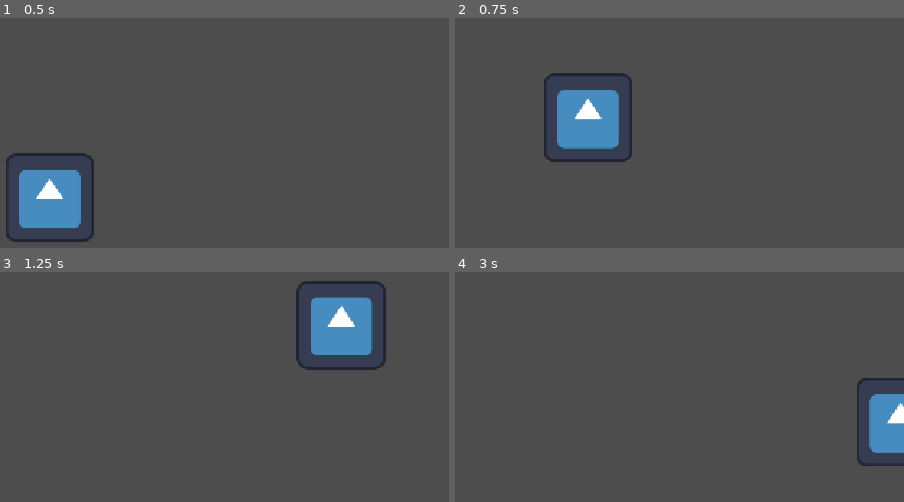
Above: before the commit, frames 1-4 (two rows, left to right).
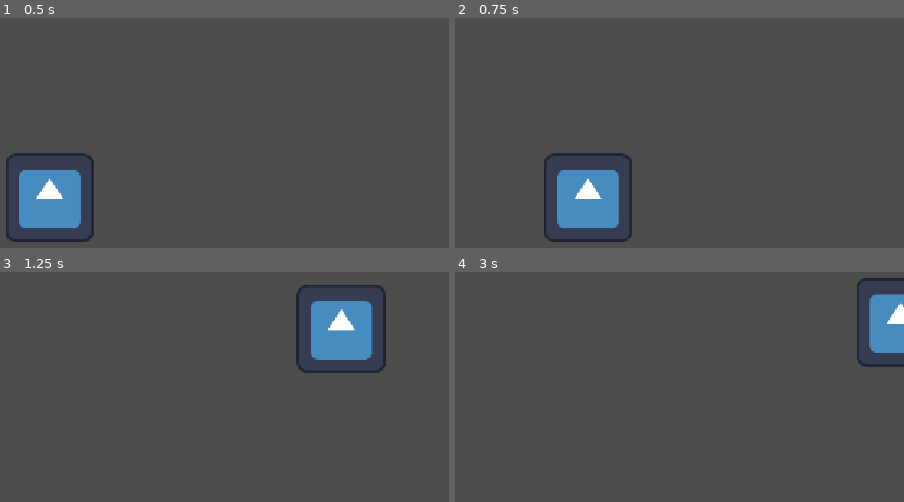
Above: after the commit, the same moments.

Repository: Paulpoomrit/ggj-2026
Game: Godot game, scene res://scenes/game.tscn
Same seed, same stepped clock (60 frames per second), same inputs: the game is played once before the commit and once after it. The engine's default icon, where the game draws it, is replaced by a stand-in: a white triangle on a blue panel in a dark square.
Inputs:
- Up to frame 1 (0.5 s): no input
- Up to frame 2 (0.75 s): tap Enter (ui_accept) at 0.5, 0.6 s; hold Right (ui_right) from 0.53 s (still down)
- Up to frame 3 (1.25 s): keep holding Right (ui_right); tap Space (jump, bound only after the commit) at 0.77, 0.8, 1.07 s
- Up to frame 4 (3 s): tap Space (jump, bound only after the commit) at 1.35, 1.52, 1.82, 2.3 s; tap Enter (ui_accept) at 1.55, 2, 2.1, 2.85 s; release Right (ui_right) at 2.03 s; hold Left (ui_left) 2.03-2.78 s; hold Right (ui_right) from 2.78 s (still down)

Frame 1 is identical in both runs. In frame 2, 8.9% of the frame differs, in the area x 19-40%, y 23-98%; in frame 3, 1.6%; in frame 4, 4.8%.

Commit message:
Added custom input mappings

Diff:
--- /dev/null
+++ b/levels/test_level.tscn
@@ -0,0 +1,3 @@
+[gd_scene format=3 uid="uid://b1xoobs8p1swo"]
+
+[node name="TestLevel" type="Node2D"]
--- a/project.godot
+++ b/project.godot
@@ -28,6 +28,29 @@
 project/assembly_name="GGJ2026"
 3d/physics_engine="Jolt Physics"
 
+[input]
+
+move_left={
+"deadzone": 0.2,
+"events": [Object(InputEventKey,"resource_local_to_scene":false,"resource_name":"","device":-1,"window_id":0,"alt_pressed":false,"shift_pressed":false,"ctrl_pressed":false,"meta_pressed":false,"pressed":false,"keycode":0,"physical_keycode":65,"key_label":0,"unicode":97,"location":0,"echo":false,"script":null)
+, Object(InputEventKey,"resource_local_to_scene":false,"resource_name":"","device":-1,"window_id":0,"alt_pressed":false,"shift_pressed":false,"ctrl_pressed":false,"meta_pressed":false,"pressed":false,"keycode":0,"physical_keycode":4194319,"key_label":0,"unicode":0,"location":0,"echo":false,"script":null)
+, Object(InputEventJoypadMotion,"resource_local_to_scene":false,"resource_name":"","device":-1,"axis":0,"axis_value":-1.0,"script":null)
+]
+}
+move_right={
+"deadzone": 0.2,
+"events": [Object(InputEventKey,"resource_local_to_scene":false,"resource_name":"","device":-1,"window_id":0,"alt_pressed":false,"shift_pressed":false,"ctrl_pressed":false,"meta_pressed":false,"pressed":false,"keycode":0,"physical_keycode":68,"key_label":0,"unicode":100,"location":0,"echo":false,"script":null)
+, Object(InputEventKey,"resource_local_to_scene":false,"resource_name":"","device":-1,"window_id":0,"alt_pressed":false,"shift_pressed":false,"ctrl_pressed":false,"meta_pressed":false,"pressed":false,"keycode":0,"physical_keycode":4194321,"key_label":0,"unicode":0,"location":0,"echo":false,"script":null)
+, Object(InputEventJoypadMotion,"resource_local_to_scene":false,"resource_name":"","device":-1,"axis":0,"axis_value":1.0,"script":null)
+]
+}
+jump={
+"deadzone": 0.2,
+"events": [Object(InputEventKey,"resource_local_to_scene":false,"resource_name":"","device":-1,"window_id":0,"alt_pressed":false,"shift_pressed":false,"ctrl_pressed":false,"meta_pressed":false,"pressed":false,"keycode":0,"physical_keycode":32,"key_label":0,"unicode":32,"location":0,"echo":false,"script":null)
+, Object(InputEventJoypadButton,"resource_local_to_scene":false,"resource_name":"","device":-1,"button_index":1,"pressure":0.0,"pressed":false,"script":null)
+]
+}
+
 [rendering]
 
 rendering_device/driver.windows="d3d12"
--- a/scenes/player.tscn
+++ b/scenes/player.tscn
@@ -6,11 +6,11 @@
 [sub_resource type="CircleShape2D" id="CircleShape2D_g2els"]
 radius = 64.0
 
-[node name="Player" type="CharacterBody2D" unique_id=1068349610]
+[node name="Player" type="CharacterBody2D"]
 script = ExtResource("1_g2els")
 
-[node name="Sprite2D" type="Sprite2D" parent="." unique_id=213272497]
+[node name="Sprite2D" type="Sprite2D" parent="."]
 texture = ExtResource("1_3vyb7")
 
-[node name="CollisionShape2D" type="CollisionShape2D" parent="." unique_id=2040550718]
+[node name="CollisionShape2D" type="CollisionShape2D" parent="."]
 shape = SubResource("CircleShape2D_g2els")
--- a/scripts/player.gd
+++ b/scripts/player.gd
@@ -11,12 +11,12 @@
 		velocity += get_gravity() * delta
 
 	# Handle jump.
-	if Input.is_action_just_pressed("ui_accept") and is_on_floor():
+	if Input.is_action_just_pressed("jump") and is_on_floor():
 		velocity.y = JUMP_VELOCITY
 
 	# Get the input direction and handle the movement/deceleration.
 	# As good practice, you should replace UI actions with custom gameplay actions.
-	var direction := Input.get_axis("ui_left", "ui_right")
+	var direction := Input.get_axis("move_left", "move_right")
 	if direction:
 		velocity.x = direction * SPEED
 	else:
Not shown: 1 places in scenes/player.tscn that only renumber resources
